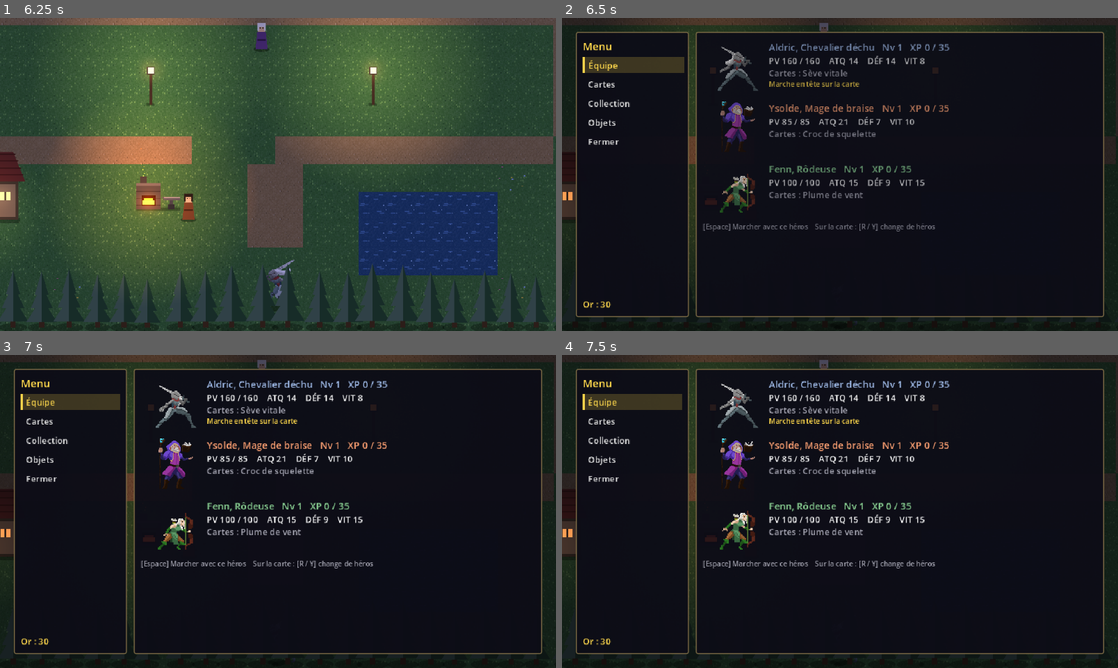
Above: before the commit, frames 1-4 (two rows, left to right).
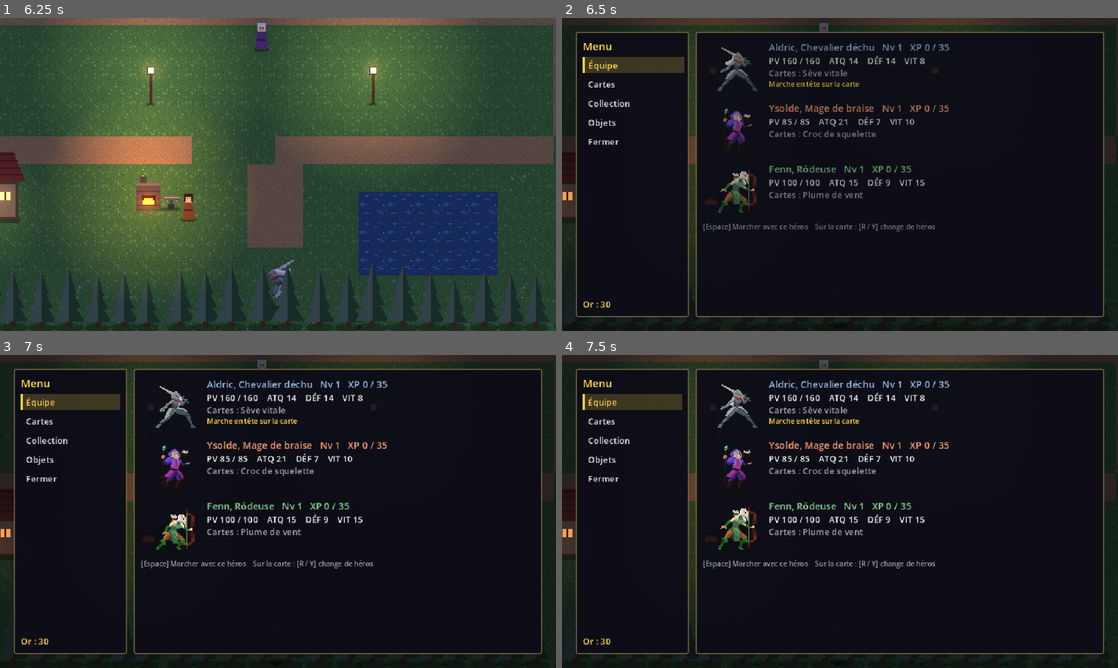
Above: after the commit, the same moments.

Repository: ZAPPAgency/fusion-project
Game: Godot game, scene res://ui/title_screen.tscn
Same seed, same stepped clock (60 frames per second), same inputs: the game is played once before the commit and once after it.
Inputs (mouse positions are in pixels of both pictures, inside the frame that each line leads up to):
- Up to frame 1 (6.25 s): click "Nouvelle partie" at 0.5 s; tap Enter (ui_accept) at 1.25, 1.52, 1.82, 4.52, 4.82 s; move the mouse to (400, 158) at 1.27 s; hold D (move_right) 1.28-2 s; hold Space (confirm) 1.28-2 s; click (400, 158) at 1.42 s; drag from (166, 190) to (250, 237) at 2.02 s; move the mouse to (333, 105) at 2.77 s; hold D (move_right) 2.78-3.5 s; hold E (parry) 2.78-3.5 s; drag from (250, 237) to (111, 127) at 3.52 s; move the mouse to (444, 221) at 4.27 s; hold A (move_left) 4.28-5 s; hold Shift 4.28-5 s; tap Escape (cancel) at 4.9 s; drag from (111, 127) to (194, 96) at 5.02 s; move the mouse to (305, 174) at 5.77 s; hold S (move_down) from 5.78 s (still down); tap Ctrl at 5.85 s; click (305, 174) at 5.92 s
- Up to frame 2 (6.5 s): keep holding S (move_down); tap Tab (menu) at 6.4 s
- Up to frame 3 (7 s): release S (move_down) at 6.5 s; drag from (194, 433) to (166, 527) at 6.52 s
- Up to frame 4 (7.5 s): move the mouse to (962, 495) at 7.27 s; hold W (move_up) from 7.28 s (still down); tap F at 7.35 s

Frame 1 is identical in both runs. In frame 2, 0.9% of the frame differs, in the area x 28-36%, y 9-63%; in frame 3, 1.0%; in frame 4, 1.0%.

Commit message:
Portraits ajustés à la taille de chaque héros (Ysolde n'est plus coupée)
Co-Authored-By: Claude Opus 5.5 <noreply@anthropic.com>

Diff:
--- a/ui/hero_portrait.gd
+++ b/ui/hero_portrait.gd
@@ -8,6 +8,13 @@
 var look: HeroLook
 
 var _stage_index := -1
+
+
+## Zoom pour que le corps du héros fasse `height` pixels de haut
+## (les sprites n'ont pas tous la même taille : Ysolde est bien plus grande que Fenn).
+static func zoom_to_fit(hero: HeroProgress, height: float) -> float:
+	var body: Vector2 = hero.data.sprite_frames.get_meta("body_size", Vector2(20, 40))
+	return height / (body.y * hero.data.sprite_scale)
 
 
 func _init(hero: HeroProgress, zoom := 1.0) -> void:
--- a/ui/pause_menu.gd
+++ b/ui/pause_menu.gd
@@ -143,7 +143,7 @@
 	portrait_box.custom_minimum_size = Vector2(64, 62)
 	portrait_box.clip_contents = true  # les ailes ne débordent pas sur le texte
 	line.add_child(portrait_box)
-	var portrait := HeroPortrait.new(progress)
+	var portrait := HeroPortrait.new(progress, HeroPortrait.zoom_to_fit(progress, 50.0))
 	portrait.position = Vector2(32, 58)
 	portrait_box.add_child(portrait)
 	# Sélectionné : le héros fait son attaque, comme pour dire « présent ! ».
@@ -221,8 +221,8 @@
 	portrait_box.custom_minimum_size = Vector2(44, 40)
 	portrait_box.clip_contents = true  # les ailes ne débordent pas sur le texte
 	line.add_child(portrait_box)
-	var portrait := HeroPortrait.new(progress, 0.8)
-	portrait.position = Vector2(22, 38)
+	var portrait := HeroPortrait.new(progress, HeroPortrait.zoom_to_fit(progress, 32.0))
+	portrait.position = Vector2(22, 37)
 	portrait_box.add_child(portrait)
 	row.focus_entered.connect(func() -> void: portrait.play_once(&"attack1"))
 	var name_label := UiTheme.label("%s   %s %d" % [progress.full_title(), tr("LEVEL_SHORT"), progress.level],
